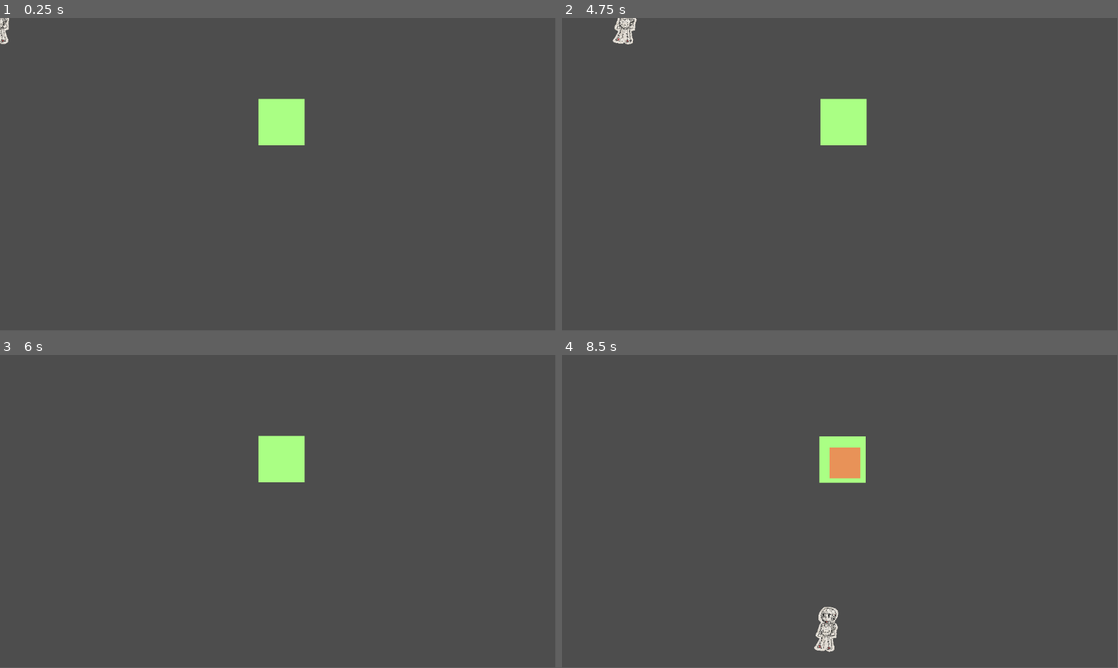
Above: before the commit, frames 1-4 (two rows, left to right).
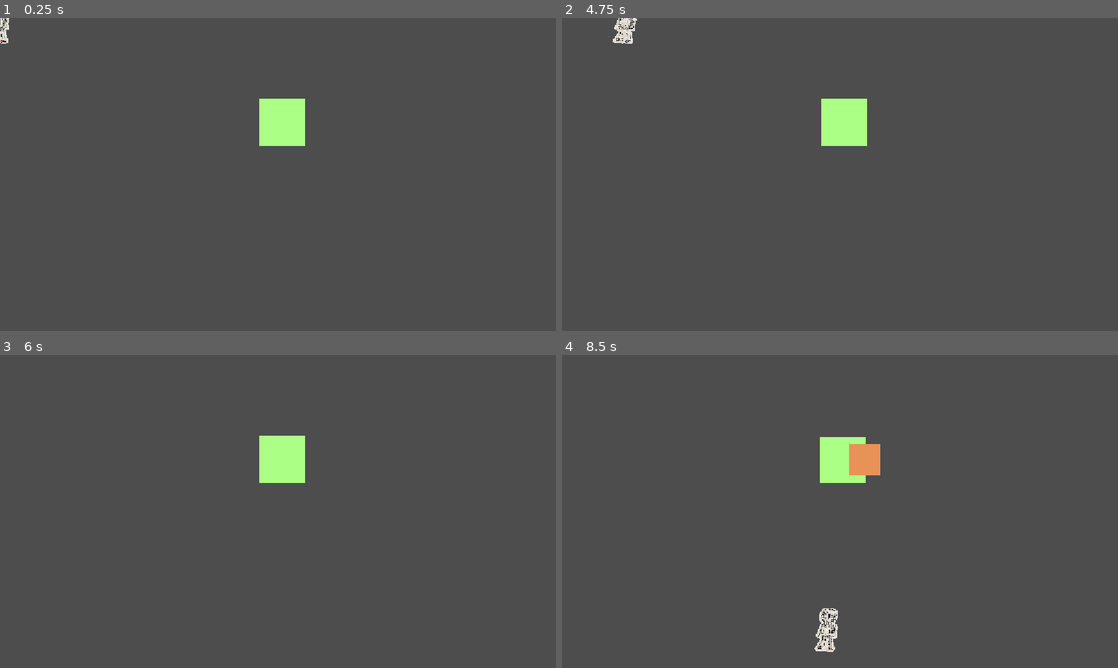
Above: after the commit, the same moments.

Repository: Duckwastakon/brackeysJam
Game: Godot game, scene res://test_place.tscn
Same seed, same stepped clock (60 frames per second), same inputs: the game is played once before the commit and once after it. The project has no main scene, so this scene is started directly.
Inputs (mouse positions are in pixels of both pictures, inside the frame that each line leads up to):
- Up to frame 1 (0.25 s): no input
- Up to frame 2 (4.75 s): tap Enter at 0.5, 2.75, 4.25 s; move the mouse to (962, 158) at 0.52 s; hold D (right) 0.53-1.28 s; tap Shift (shift) every 0.75 s from 0.6 to 4.35 s; click (962, 158) at 0.67 s; move the mouse to (728, 190) at 1.27 s; hold S (down) 1.28-2.03 s; click (728, 190) at 1.42 s; tap Space at 2, 3.5 s; move the mouse to (895, 105) at 2.02 s; hold D (right) 2.03-2.78 s; click (895, 105) at 2.17 s; move the mouse to (812, 237) at 2.77 s; hold W (up) 2.78-3.53 s; click (812, 237) at 2.92 s; move the mouse to (1006, 221) at 3.52 s; hold A (left) from 3.53 s (still down); click (1006, 221) at 3.67 s; move the mouse to (673, 127) at 4.27 s; click (673, 127) at 4.42 s
- Up to frame 3 (6 s): move the mouse to (305, 511) at 5.02 s; release A (left) at 5.03 s; hold S (down) 5.03-5.78 s; tap Shift (shift) at 5.1, 5.85 s; click (305, 511) at 5.17 s; tap Space at 5.75 s; move the mouse to (194, 433) at 5.77 s; hold D (right) from 5.78 s (still down); click (194, 433) at 5.92 s
- Up to frame 4 (8.5 s): move the mouse to (962, 495) at 6.52 s; release D (right) at 6.53 s; hold W (up) 6.53-7.28 s; tap Shift (shift) at 6.6, 7.35, 8.1 s; click (962, 495) at 6.67 s; move the mouse to (728, 527) at 7.27 s; hold D (right) 7.28-8.03 s; click (728, 527) at 7.42 s; move the mouse to (895, 442) at 8.02 s; hold S (down) from 8.03 s (still down); click (895, 442) at 8.17 s
In our replay, the window is 799x449 before the commit and 800x450 after it. These sizes can differ from the game's own. Grey fills any space a smaller window leaves; there, only what the larger window draws over its background counts as a difference.

The runs differ from the first frame. In frame 1, 0.1% of the frame differs, in the area x 0-55%, y 0-41%; in frame 2, 0.2%; in frame 3, less than 0.1%; in frame 4, 1.1%, in the area x 45-58%, y 26-95%.

Commit message:
resources breaking

Diff:
--- a/player/attacking_controller.gd
+++ b/player/attacking_controller.gd
@@ -9,6 +9,7 @@
 
 func swing():
 	canAttack = false
+	$hitBoxRotating/Area/CollisionShape2D.disabled = false
 	$hitBoxRotating/Area/ColorRect.visible = true
 
 	var mousePos = get_global_mouse_position()
@@ -22,6 +23,7 @@
 	rotationTween.play()
 
 	await rotationTween.finished
+	$hitBoxRotating/Area/CollisionShape2D.disabled = true
 	$hitBoxRotating/Area/ColorRect.visible = false
 	rotationTween.kill()
 	dir *= -1
--- a/player/attacking_controller.tscn
+++ b/player/attacking_controller.tscn
@@ -15,6 +15,7 @@
 
 [node name="CollisionShape2D" type="CollisionShape2D" parent="hitBoxRotating/Area" unique_id=1982070730]
 shape = SubResource("RectangleShape2D_jyfqc")
+disabled = true
 
 [node name="ColorRect" type="ColorRect" parent="hitBoxRotating/Area" unique_id=1174594073]
 visible = false
--- a/project.godot
+++ b/project.godot
@@ -17,6 +17,11 @@
 [autoload]
 
 Global="*uid://7ichyk2gekxj"
+
+[display]
+
+window/size/mode=2
+window/stretch/mode="canvas_items"
 
 [editor_plugins]
 
--- a/resources/resource.gd
+++ b/resources/resource.gd
@@ -1,6 +1,7 @@
 extends Area2D
 
 var resourceId = 0
+var hp = 5
 signal shake
 
 const resourse = preload("res://resources/dropped_item.tscn")
@@ -12,18 +13,20 @@
 	var newResource: CharacterBody2D = resourse.instantiate()
 	newResource.global_position = global_position
 	get_parent().call_deferred("add_child", newResource)
-	var x = randi_range(-100, 100)
-	var rand = randi_range(-1, 1)
-	while(rand == 0):
-		rand = randi_range(-1, 1)
 
-	var y = (100 - abs(x)) * rand
-	newResource.velocity = Vector2(x, y)
+	newResource.velocity = Vector2(randf_range(-1, 1), randf_range(-1, 1)).normalized() * 100 * randf_range(1.1, 1.4)
 
 var shakeAmount = 0
 
 func shakeObject():
-	dropResource()
+	hp -= 1
+	if(hp <= 0):
+		for i in 5:
+			dropResource()
+		queue_free()
+		return
+	else:
+		dropResource()
 
 	if shakeAmount <= 0:
 		shakeAmount = 8
